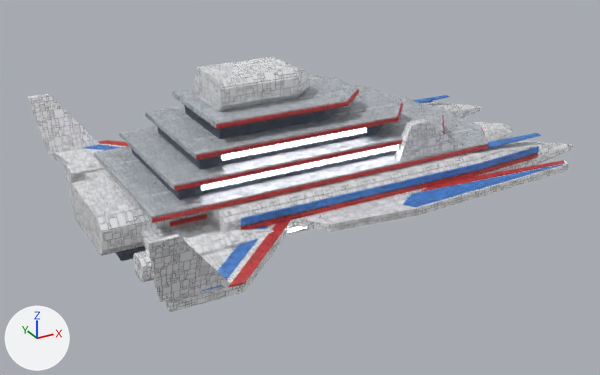
One commit to the glTF model prototype/test-game/content/ships/air_lod2.glb: the scene before it, then after it.
Rendered twice from a camera (50 mm lens) standing at (-16.7, -27.7, 13.2) and looking at (-1.6, -0.2, -0.6). The lights are fixed; the arrows at lower left show +X, +Y and +Z. The older version comes first. Vertices at exactly the same position are counted once.

Script lines for the objects in view, before the commit:
```python
ob_air_lod2_body = bpy.data.objects.new('air_lod2_body', me_air_lod2_body)
ob_air_lod2_body.location = (0.0, 0.0, 0.0)
ob_air_lod2_glow = bpy.data.objects.new('air_lod2_glow', me_air_lod2_glow)
ob_air_lod2_glow.location = (0.0, 0.0, 0.0)
```
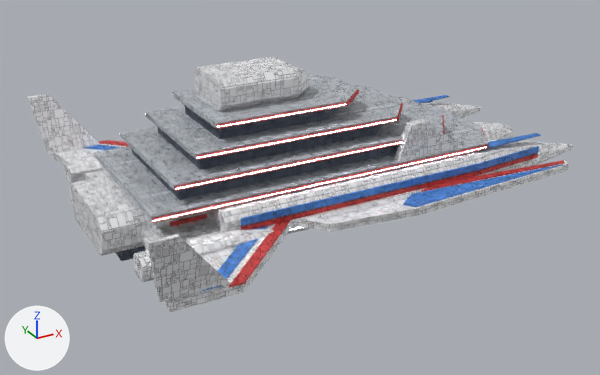
Boxes [x1, y1, x2, y2] around the edits, measured in the pictures (600 x 375 px):
'air_lod2_body', surface changed
    both: [33, 61, 560, 300]
'air_lod2_glow', reshaped
    before: [201, 128, 399, 233]
    after: [152, 94, 486, 231]
part 1 of me_air_lod2_glow, added
    after: [152, 147, 486, 222]
part 2 of me_air_lod2_glow, added
    after: [175, 142, 402, 190]
part 3 of me_air_lod2_glow, added
    after: [197, 119, 396, 159]
part 4 of me_air_lod2_glow, added
    after: [217, 104, 346, 128]
part 5 of me_air_lod2_glow, deleted (mostly hidden)
    before: [288, 227, 306, 233]
part 6 of me_air_lod2_glow, deleted
    before: [201, 145, 399, 190]
part 7 of me_air_lod2_glow, deleted
    before: [222, 128, 366, 160]

Edits to the bpy script that builds the scene:
```text
Add img_panel_rough:
    img_panel_rough = load_image('panel_rough', '_unpacked/panel_rough', 1024, 1024, 'Non-Color')
Change mat_ship_body:
    where n0 = _N.new('ShaderNodeBsdfPrincipled'); n0.name = 'Principled BSDF'
    remove n0.inputs[1].default_value = 0.2  # 'Metallic'
    add n7 = _N.new('ShaderNodeSeparateColor'); n7.name = 'Separate Color'
    add n6 = _N.new('ShaderNodeTexImage'); n6.name = 'Image Texture.001'
    add n6.image = img_panel_rough
    remove n6 = _N.new('ShaderNodeTexImage'); n6.name = 'Image Texture.001'
    remove n6.image = img_panel_normal
    add n8 = _N.new('ShaderNodeTexImage'); n8.name = 'Image Texture.002'
    add n8.image = img_panel_normal
    where n5 = _N.new('ShaderNodeNormalMap'); n5.name = 'Normal Map'
    remove _L.new(n6.outputs[0], n5.inputs[1])  # 'Color' to 'Color'
    add _L.new(n7.outputs[2], n0.inputs[1])  # 'Blue' to 'Metallic'
    add _L.new(n7.outputs[1], n0.inputs[2])  # 'Green' to 'Roughness'
    add _L.new(n6.outputs[0], n7.inputs[0])  # 'Color' to 'Color'
    add _L.new(n8.outputs[0], n5.inputs[1])  # 'Color' to 'Color'
Change me_air_lod2_glow:
    used by ob_air_lod2_glow; location = (0.0, 0.0, 0.0)
    remove me_air_lod2_glow.from_pydata(...)  # 64 vertices, 96 faces; spans x -7.85..4.25, y -3.98..3.98, z -0.35..2.36
    add me_air_lod2_glow.from_pydata(...)  # 80 vertices, 120 faces; spans x -9.0..5.3, y -3.97..3.97, z -0.29..3.44
    me_air_lod2_glow part 1: a new loose piece, a box spanning x -9.0..5.3, y -3.47..-3.45, z 1.005..1.045, in mat_ship_glow
    me_air_lod2_glow part 2: a new loose piece, a box spanning x -8.0..3.3, y -3.07..-3.05, z 1.805..1.845, in mat_ship_glow
    me_air_lod2_glow part 3: a new loose piece, a box spanning x -7.0..1.3, y -2.67..-2.65, z 2.605..2.645, in mat_ship_glow
    me_air_lod2_glow part 4: a new loose piece, a box spanning x -6.0..-0.7, y -2.17..-2.15, z 3.405..3.445, in mat_ship_glow
    me_air_lod2_glow part 5: the loose piece of 8 vertices spanning x -5.0..3.0, y -3.98..-3.94, z -0.35..-0.25 is deleted
    me_air_lod2_glow part 6: the loose piece of 8 vertices spanning x -6.85..2.25, y -2.58..-2.55, z 1.35..1.55 is deleted
    me_air_lod2_glow part 7: the loose piece of 8 vertices spanning x -5.85..0.25, y -2.17..-2.14, z 2.14..2.36 is deleted
    other edits to the shape of me_air_lod2_glow do not show in these pictures
```
